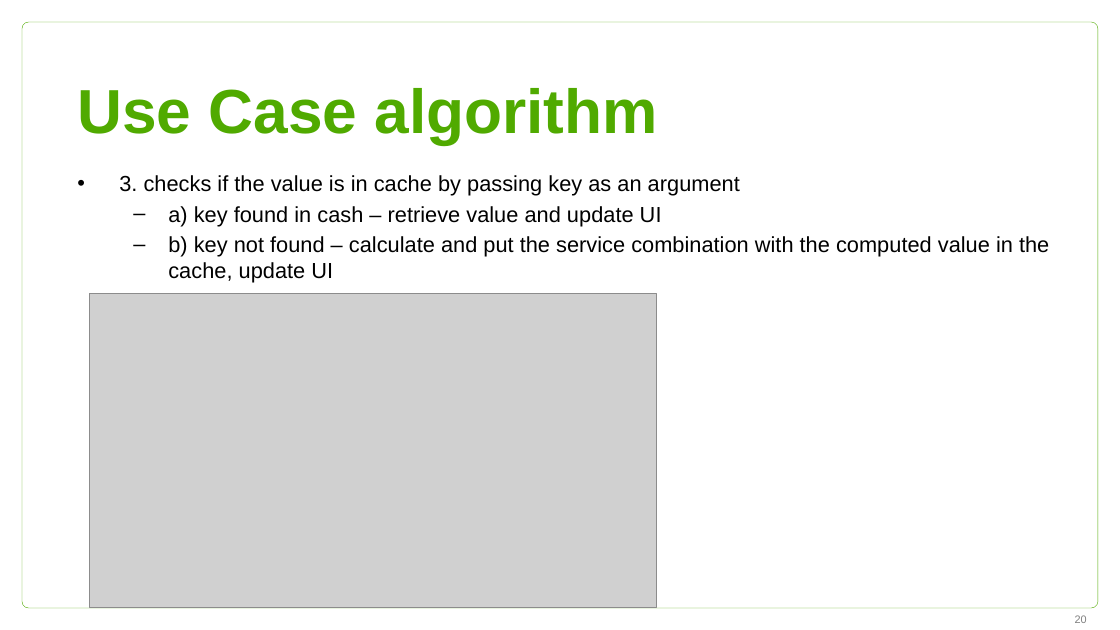
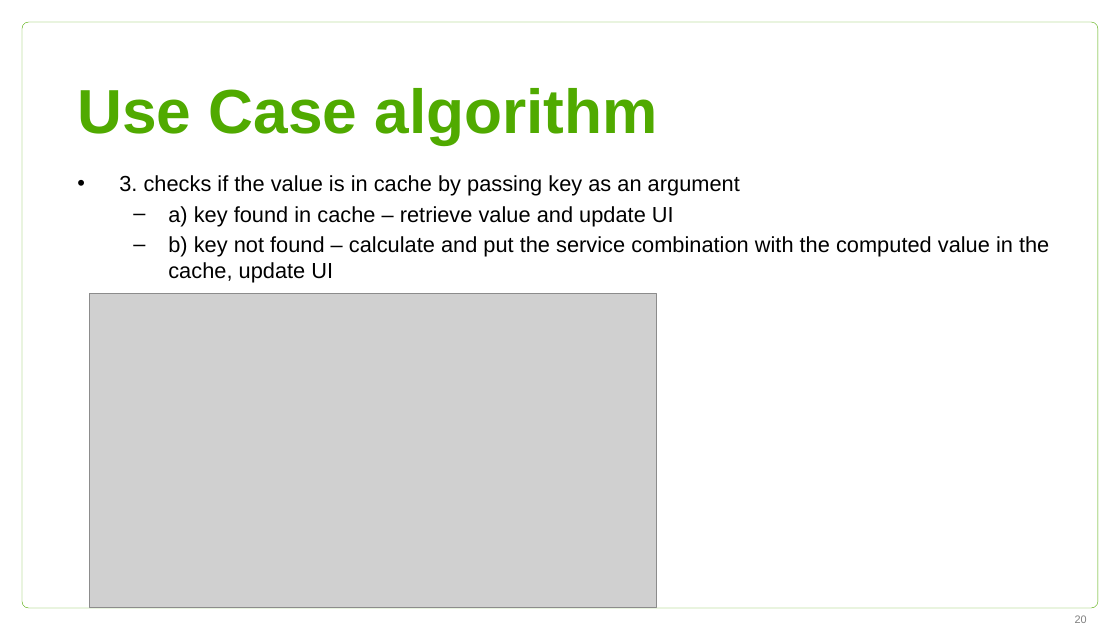
Before and after one commit to Btibor02/GroupWork, a slide deck: slide 20 of Groupwork ppt.pptx. Drawn at 1120x630 pixels with LibreOffice and Linux fonts; fonts in the diff are those of the drawing; grey boxes stand for pictures; background and template pictures are left out. Boxes give left, top, right and bottom in pixels: in the first picture for what was removed or moved away, otherwise in the second. Text is boxed around its words. In the diff, an @@ line names an element or a change of style, - is before the commit and + after.

Commit message:
cache and not cash

```diff
--- a/Groupwork ppt.pptx
+++ b/Groupwork ppt.pptx
@@ text at (x1=168, y1=206, x2=674, y2=226): text changed @@
-  – a) key found in cash – retrieve value and update UI
+  – a) key found in cache – retrieve value and update UI
```
Also in this commit, not shown: 1 other slide changed.
